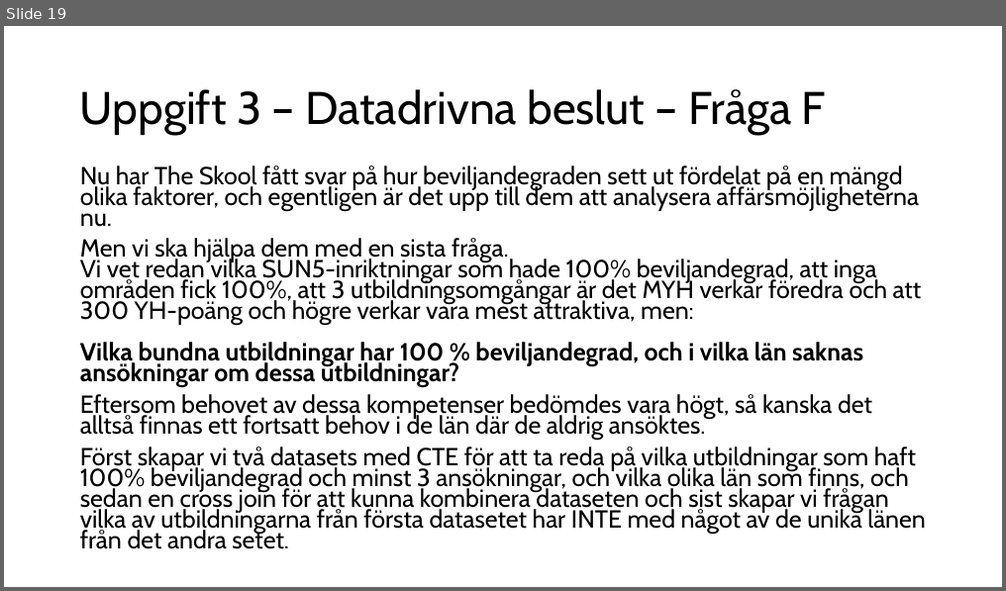
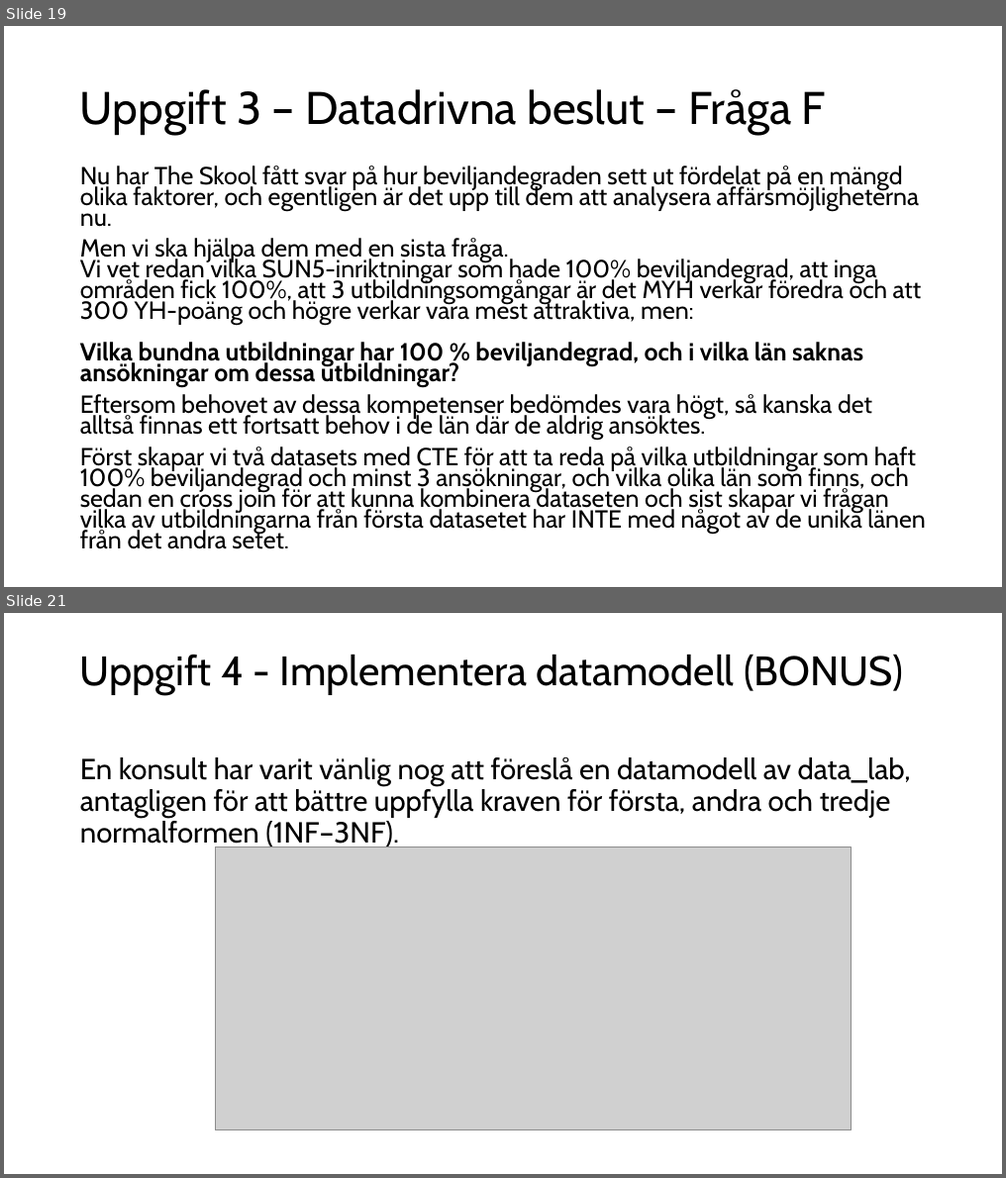
Before and after one commit to dosselicious/the_skool_jens_dossel, a slide deck: The Skool - Jens Dossel.pptx. Shown one above the other, each under a label of ours: slide 19 before the commit, slides 19 and 21 after it; the slides between them are not shown. The pictures are 1006x591 and 1006x1178 pixels, drawn with LibreOffice and Linux fonts; fonts in the diff are those of the drawing; grey boxes stand for pictures. Boxes give left, top, right and bottom in pixels: in the first picture for what was removed or moved away, otherwise in the second. Text is boxed around its words. In the diff, an @@ line names an element or a change of style, - is before the commit and + after.

```diff
--- a/The Skool - Jens Dossel.pptx
+++ b/The Skool - Jens Dossel.pptx
@@ slide 21 added at <box>4,613,1002,1174</box>, background #FFFFFF @@
@@ title added at <box>80,654,903,695</box>, 39.6 pt, text #000000 @@
+Uppgift 4 - Implementera datamodell (BONUS)
@@ text added at <box>80,758,911,850</box>, 28 pt, text #000000 @@
+En konsult har varit vänlig nog att föreslå en datamodell av data_lab, antagligen för att bättre uppfylla kraven för första, andra och tredje normalformen (1NF–3NF).
@@ picture added at <box>215,848,851,1131</box> @@
```
Also in this commit, not shown: 1 slide changed, 2 other slides added, 1 other file.
